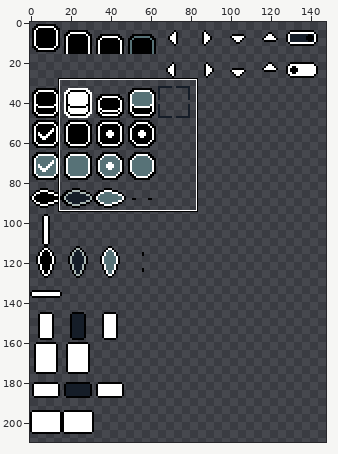
Pixel-art file, stored at src/assets/art/ui.aseprite. Above: a wide view before the commit, with the close-up outlined.
Close-up. Earlier state:
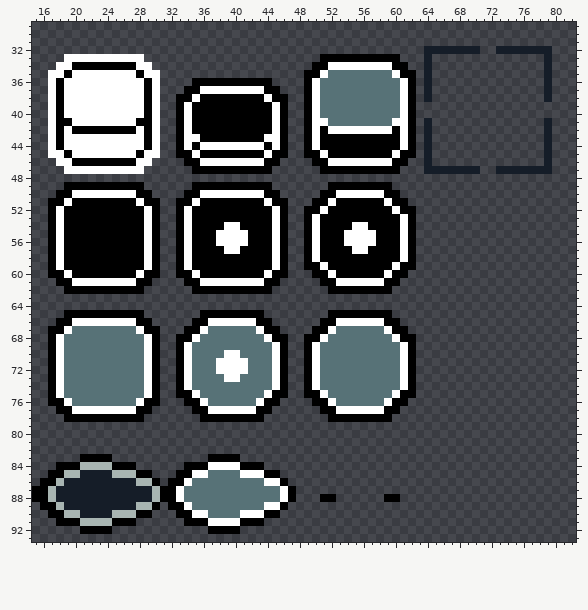
512x512 pixels, 1 frame. Shown: x 15..82, y 29..93. The wide view leaves out empty margins. The commit also changed other parts of the picture, which this record leaves out.
Once edited:
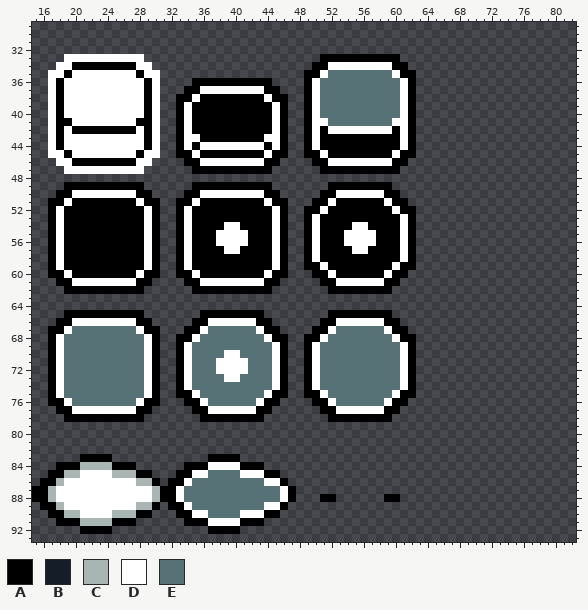
Palette (. is transparent): A #000000  B #151d28  C #a8b5b2  D #ffffff  E #577277
Change:
Colour B gives way to colour D in row 85 at x 21 to 24; in row 86 at x 19 to 27; in rows 87 to 88 at x 18 to 29; in row 89 at x 19 to 27; in row 90 at x 21 to 24.
Colour B is gone in row 32 at x 64 to 70 and 73 to 79; in rows 33 to 38 at x 64 and 79; in rows 41 to 46 at x 64 and 79; in row 47 at x 64 to 70 and 73 to 79.
Boxes around the changes in both close-ups, in picture pixels (x1, y1, x2, y2):
erased: (424, 46, 552, 174)
changed: (56, 470, 152, 518)
